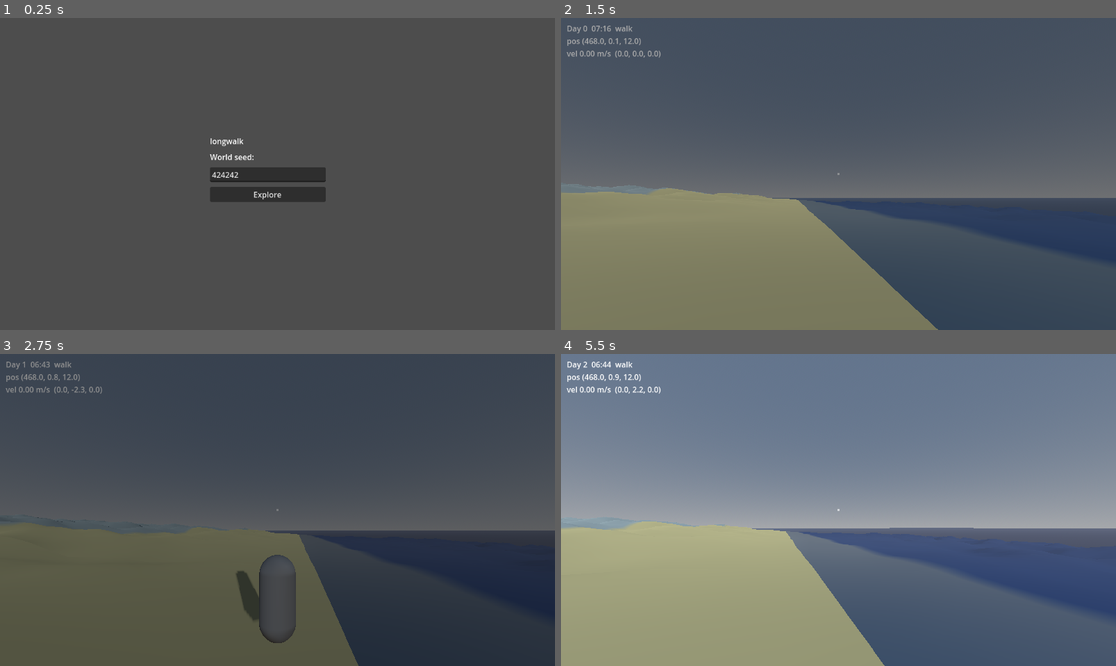
Above: before the commit, frames 1-4 (two rows, left to right).
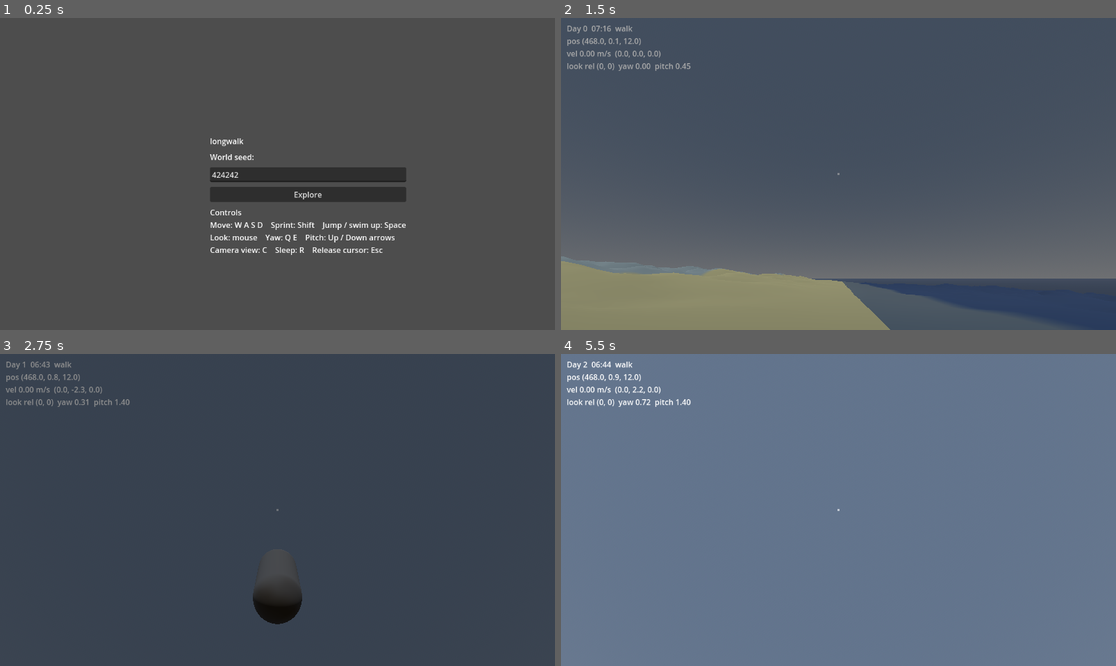
Above: after the commit, the same moments.

Repository: sentania-labs/longwalk
Game: Godot game, scene res://scenes/main.tscn
The game is run twice, just before and just after one commit, with the same random seed, the same clock (stepped at 60 frames per second) and the same inputs.
Inputs (mouse positions are in pixels of both pictures, inside the frame that each line leads up to):
- Up to frame 1 (0.25 s): no input
- Up to frame 2 (1.5 s): click "Explore" at 0.5 s; move the mouse to (866, 174) at 1.27 s; hold Up (pitch_up, bound only after the commit) from 1.28 s (still down); hold R (sleep) from 1.28 s (still down)
- Up to frame 3 (2.75 s): keep holding Up (pitch_up, bound only after the commit); tap Space (jump) at 1.52, 2.27 s; tap Shift (sprint) at 1.55, 2.1 s; move the mouse to (249, 510) at 2.02 s; release R (sleep) at 2.03 s; tap C (toggle_camera) at 2.3 s
- Up to frame 4 (5.5 s): move the mouse to (849, 503) at 2.77 s; hold C (toggle_camera) 2.78-3.53 s; tap R (sleep) at 3.05, 3.6, 5.3 s; tap Enter at 3.5 s; move the mouse to (832, 516) at 3.52 s; tap Space (jump) at 3.77, 4.52, 5.27 s; tap Shift (sprint) at 3.8 s; move the mouse to (877, 513) at 4.27 s; hold Shift (sprint) 4.28-5.03 s; tap C (toggle_camera) at 4.55, 5.1 s; tap Escape (toggle_mouse) at 4.9 s; move the mouse to (672, 463) at 5.02 s; release Up (pitch_up, bound only after the commit) at 5.03 s; hold Q (yaw_left, bound only after the commit) from 5.03 s (still down); click (672, 463) at 5.17 s

The runs differ from the first frame. In frame 1, 2.3% of the frame differs, in the area x 37-74%, y 47-76%; in frame 2, 28%; in frame 3, 34%; in frame 4, 59%, in the area x 0-100%, y 14-100%.

Commit message:
M2 fix: dead mouse-look was a stale Input.mouse_mode readback gate
Root cause: the look handler re-read Input.mouse_mode each event and only
rotated when it equaled MOUSE_MODE_CAPTURED. The platform does not reliably
report that mode back (a headless probe shows setting MOUSE_MODE_CAPTURED can
read straight back as VISIBLE), so the gate was false when motion events
arrived and every camera rotation was silently skipped, even though the motion
events themselves were delivered fine. WASD (polled) and Esc (ungated _input)
were unaffected, which matches Scott's report exactly.

Fix: gate look on our own capture-intent flag, not a per-event platform
readback, and route look through _input (the proven-working path Esc uses)
rather than _unhandled_input. Focus-out release now keys off the same flag.

Also:
- Add Q/E keyboard yaw and Up/Down arrow keyboard pitch, polled each physics
  frame like movement. New actions live in the shared BINDINGS table.
- Add an on-screen look diagnostic (raw mouse delta this frame plus live
  yaw/pitch) so the next playtest can tell "no events arriving" from "events
  arrive but camera does not rotate". Kept on purpose.
- Document the new keys in the README Controls section and a new in-menu
  controls hint.
- New headless regression test test_player_input.gd exercises mouse look and
  keyboard yaw/pitch and asserts the body yaw and rig pitch actually change,
  not just that action names exist.

Diff:
--- a/src/render/camera_rig.gd
+++ b/src/render/camera_rig.gd
@@ -26,10 +26,16 @@
 	_apply_view()
 
 
-# Add mouse-driven pitch (radians), clamped.
+# Add mouse-driven or keyboard-driven pitch (radians), clamped.
 func add_pitch(delta_pitch: float) -> void:
 	_pitch = clampf(_pitch + delta_pitch, PITCH_MIN, PITCH_MAX)
 	_pivot.rotation.x = _pitch
+
+
+# Current pitch (radians). Read by the player controller for the on-screen
+# look diagnostic and by the input regression test.
+func current_pitch() -> float:
+	return _pitch
 
 
 func toggle_view() -> void:
--- a/src/render/game_main.gd
+++ b/src/render/game_main.gd
@@ -95,6 +95,16 @@
 	var start_button := Button.new()
 	start_button.text = "Explore"
 	panel.add_child(start_button)
+
+	# Controls hint, shown before the world loads so a playtester knows every
+	# binding. Kept in sync with the README Controls section and input_actions.gd.
+	var controls := Label.new()
+	controls.text = "Controls\n" \
+		+ "Move: W A S D    Sprint: Shift    Jump / swim up: Space\n" \
+		+ "Look: mouse    Yaw: Q E    Pitch: Up / Down arrows\n" \
+		+ "Camera view: C    Sleep: R    Release cursor: Esc"
+	controls.mouse_filter = Control.MOUSE_FILTER_IGNORE
+	panel.add_child(controls)
 
 	start_button.pressed.connect(func():
 		var seed_text := seed_edit.text.strip_edges()
@@ -197,10 +207,17 @@
 		var speed := Vector2(vel.x, vel.z).length()
 		# Position and velocity update every frame so a playtester can confirm
 		# movement objectively from the HUD, independent of visual terrain cues.
-		_hud.text = "%s  %s\npos (%.1f, %.1f, %.1f)\nvel %.2f m/s  (%.1f, %.1f, %.1f)" % [
+		# The look line reports the raw mouse delta received this frame and the
+		# live yaw/pitch, so a playtest can tell "no motion events arriving" from
+		# "events arrive but the camera does not rotate". Diagnostic, kept on
+		# purpose for the next playtest.
+		var look: Dictionary = _player.consume_look_debug()
+		var rel: Vector2 = look["rel"]
+		_hud.text = "%s  %s\npos (%.1f, %.1f, %.1f)\nvel %.2f m/s  (%.1f, %.1f, %.1f)\nlook rel (%.0f, %.0f)  yaw %.2f  pitch %.2f" % [
 			_day_night.time_string(), state,
 			logical.x, logical.y, logical.z,
 			speed, vel.x, vel.y, vel.z,
+			rel.x, rel.y, look["yaw"], look["pitch"],
 		]
 
 	if _smoketest_frames >= 0:
--- a/src/render/input_actions.gd
+++ b/src/render/input_actions.gd
@@ -26,6 +26,14 @@
 	"sleep": KEY_R,
 	"toggle_camera": KEY_C,
 	"toggle_mouse": KEY_ESCAPE,
+	# Keyboard camera control, an alternative to the mouse. Q/E yaw the body
+	# left/right; the arrow keys pitch the camera up/down. Shift is taken by
+	# sprint, so no modifier scheme is used. None of these physical keys is bound
+	# above, so there is no double-binding.
+	"yaw_left": KEY_Q,
+	"yaw_right": KEY_E,
+	"pitch_up": KEY_UP,
+	"pitch_down": KEY_DOWN,
 }
 
 
--- a/src/render/player_controller.gd
+++ b/src/render/player_controller.gd
@@ -7,8 +7,18 @@
 # physics.
 #
 # Yaw is applied to this body (so movement is body-relative); the child
-# CameraRig handles pitch. Mouse look and the camera/sleep keybinds are read
-# here and dispatched.
+# CameraRig handles pitch. Mouse look, keyboard look, and the camera/sleep
+# keybinds are read here and dispatched.
+#
+# All discrete input (look, capture toggle, camera toggle, sleep) is handled in
+# _input, not _unhandled_input. _input sees every event before any UI Control can
+# consume it, the same reliable path the Esc capture toggle already used. Look is
+# gated on our own capture flag (see _captured), never on a re-read of
+# Input.mouse_mode: the platform can silently report a mode other than CAPTURED at
+# the moment motion events arrive (setting MOUSE_MODE_CAPTURED can read straight
+# back as VISIBLE), which was silently zeroing all camera rotation even though the
+# motion events themselves arrived fine. That readback gate was the dead
+# mouse-look bug.
 
 signal sleep_requested
 
@@ -18,6 +28,11 @@
 const JUMP_VELOCITY := 5.5
 const GRAVITY := 18.0
 const MOUSE_SENSITIVITY := 0.0025
+
+# Keyboard look rates (radians per second) for Q/E yaw and arrow-key pitch, the
+# no-mouse alternative to mouse look.
+const KEY_YAW_SPEED := 1.8
+const KEY_PITCH_SPEED := 1.8
 
 # Acceleration blends velocity toward the target so movement is not instant.
 const GROUND_ACCEL := 12.0
@@ -39,6 +54,16 @@
 var render_origin := Vector3.ZERO
 var swimming := false
 
+# Our own record of whether the game intends the mouse captured. Look is gated on
+# this, not on Input.mouse_mode, because the platform's reported mode is not a
+# reliable readback (see the header note). _set_mouse_captured is the only writer.
+var _captured := false
+
+# Mouse motion accumulated since the last HUD read, exposed for the on-screen
+# look diagnostic so a playtester can tell "no motion events are arriving" from
+# "events arrive but the camera does not rotate".
+var mouse_rel_this_frame := Vector2.ZERO
+
 # Whether the mouse was captured when the window lost focus, so focus regain can
 # restore capture. See _notification.
 var _was_captured := false
@@ -60,24 +85,24 @@
 	_mesh.visible = _rig.third_person
 
 
-# The mouse-capture toggle lives in _input (which sees every event first), NOT
-# _unhandled_input, so releasing the cursor is guaranteed to run even if a UI
-# Control is present and would otherwise swallow the key. During development the
-# editor auto-releases a captured mouse on focus changes, which masked this; an
-# exported build has no such safety net, so the Esc release must be handled
-# unconditionally here or the cursor stays locked to the window (Scott's report).
+# All discrete input is handled here in _input (which sees every event first),
+# NOT _unhandled_input, so it runs even if a UI Control is present that would
+# otherwise swallow the event. The editor auto-releases a captured mouse and
+# forwards motion on focus changes, which masked export-only issues; an exported
+# build has no such safety net.
 func _input(event: InputEvent) -> void:
 	if event.is_action_pressed("toggle_mouse"):
-		_set_mouse_captured(Input.mouse_mode != Input.MOUSE_MODE_CAPTURED)
+		_set_mouse_captured(not _captured)
 		get_viewport().set_input_as_handled()
-
-
-func _unhandled_input(event: InputEvent) -> void:
-	if event is InputEventMouseMotion and Input.mouse_mode == Input.MOUSE_MODE_CAPTURED:
-		# Horizontal mouse yaws the body; vertical pitches the camera rig.
+		return
+	# Horizontal mouse yaws the body; vertical pitches the camera rig. Gated on
+	# our own capture intent, not Input.mouse_mode (see the header note).
+	if event is InputEventMouseMotion and _captured:
+		mouse_rel_this_frame += event.relative
 		rotate_y(-event.relative.x * MOUSE_SENSITIVITY)
 		_rig.add_pitch(-event.relative.y * MOUSE_SENSITIVITY)
-	elif event.is_action_pressed("toggle_camera"):
+		return
+	if event.is_action_pressed("toggle_camera"):
 		_rig.toggle_view()
 		_mesh.visible = _rig.third_person
 	elif event.is_action_pressed("sleep"):
@@ -85,7 +110,16 @@
 
 
 func _set_mouse_captured(captured: bool) -> void:
+	_captured = captured
 	Input.mouse_mode = Input.MOUSE_MODE_CAPTURED if captured else Input.MOUSE_MODE_VISIBLE
+
+
+# Snapshot of the look state for the on-screen diagnostic, clearing the
+# accumulated mouse delta so each read reports motion since the previous frame.
+func consume_look_debug() -> Dictionary:
+	var d := {"rel": mouse_rel_this_frame, "yaw": rotation.y, "pitch": _rig.current_pitch()}
+	mouse_rel_this_frame = Vector2.ZERO
+	return d
 
 
 # Never leave the OS with a captured (hidden, window-confined) cursor while the
@@ -93,7 +127,7 @@
 # is locked. Release capture on focus out and restore it on focus in.
 func _notification(what: int) -> void:
 	if what == NOTIFICATION_APPLICATION_FOCUS_OUT:
-		if Input.mouse_mode == Input.MOUSE_MODE_CAPTURED:
+		if _captured:
 			_was_captured = true
 			_set_mouse_captured(false)
 	elif what == NOTIFICATION_APPLICATION_FOCUS_IN:
@@ -116,7 +150,20 @@
 	else:
 		_walk(delta)
 
+	_apply_keyboard_look(delta)
 	move_and_slide()
+
+
+# Keyboard camera control, polled every physics frame like movement so it is
+# frame-rate independent. Q/E yaw the body, arrow Up/Down pitch the camera rig,
+# the same rotations mouse look drives.
+func _apply_keyboard_look(delta: float) -> void:
+	var yaw := Input.get_action_strength("yaw_left") - Input.get_action_strength("yaw_right")
+	if yaw != 0.0:
+		rotate_y(yaw * KEY_YAW_SPEED * delta)
+	var pitch := Input.get_action_strength("pitch_up") - Input.get_action_strength("pitch_down")
+	if pitch != 0.0:
+		_rig.add_pitch(pitch * KEY_PITCH_SPEED * delta)
 
 
 # Build the horizontal movement direction from input, relative to body yaw.
--- /dev/null
+++ b/test/test_player_input.gd
@@ -0,0 +1,82 @@
+extends SceneTree
+
+# Regression guard that LOOK input actually reaches and moves the camera, not
+# just that action names are registered. The earlier test_input_map.gd checks
+# registration only; the dead-mouse-look bug lived entirely in the gap it left:
+# every action existed and every event arrived, but a per-event re-read of
+# Input.mouse_mode (which can report VISIBLE right after being set to CAPTURED)
+# silently zeroed all camera rotation. Registration passed; the camera never
+# moved. This test closes that gap by asserting rotation actually changes.
+#
+# It builds a real player instance in a headless SceneTree and:
+#   1. injects an InputEventMouseMotion and asserts the body yaw AND the camera
+#      rig pitch both changed (mouse look),
+#   2. presses the yaw_left action, ticks a physics frame, asserts the body
+#      yawed (keyboard yaw, Q/E),
+#   3. presses the pitch_up action, ticks a physics frame, asserts the rig
+#      pitched (keyboard pitch, arrow keys).
+#
+# Look is gated on the controller's own capture flag (not Input.mouse_mode,
+# which cannot be CAPTURED headless), so _set_mouse_captured(true) puts the
+# controller on exactly the code path the export runs.
+#
+# Invocation (run by tools/run_tests.sh):
+#   godot --headless --script res://test/test_player_input.gd
+
+const PlayerScene := preload("res://scenes/player.tscn")
+const InputActionsScript := preload("res://src/render/input_actions.gd")
+
+
+func _initialize() -> void:
+	var failures := 0
+	InputActionsScript.register()
+
+	var player = PlayerScene.instantiate()
+	get_root().add_child(player)
+	await process_frame
+	player._set_mouse_captured(true)
+
+	# 1. Mouse look: a single motion event must yaw the body and pitch the rig.
+	var yaw0: float = player.rotation.y
+	var pitch0: float = player._rig.current_pitch()
+	var motion := InputEventMouseMotion.new()
+	motion.relative = Vector2(120, 60)
+	Input.parse_input_event(motion)
+	await process_frame
+	failures += _check(player.rotation.y != yaw0,
+		"mouse motion yawed the body (%.4f -> %.4f)" % [yaw0, player.rotation.y])
+	failures += _check(player._rig.current_pitch() != pitch0,
+		"mouse motion pitched the camera rig (%.4f -> %.4f)" % [pitch0, player._rig.current_pitch()])
+
+	# 2. Keyboard yaw (Q/E): holding yaw_left across a physics frame must rotate
+	# the body.
+	var yaw1: float = player.rotation.y
+	Input.action_press("yaw_left")
+	player._physics_process(0.1)
+	Input.action_release("yaw_left")
+	failures += _check(player.rotation.y != yaw1,
+		"yaw_left action rotated the body (%.4f -> %.4f)" % [yaw1, player.rotation.y])
+
+	# 3. Keyboard pitch (arrow keys): holding pitch_up across a physics frame must
+	# pitch the rig.
+	var pitch1: float = player._rig.current_pitch()
+	Input.action_press("pitch_up")
+	player._physics_process(0.1)
+	Input.action_release("pitch_up")
+	failures += _check(player._rig.current_pitch() != pitch1,
+		"pitch_up action pitched the camera rig (%.4f -> %.4f)" % [pitch1, player._rig.current_pitch()])
+
+	if failures == 0:
+		print("\nAll player-input checks passed.")
+		quit(0)
+	else:
+		print("\n%d player-input check(s) FAILED." % failures)
+		quit(1)
+
+
+func _check(condition: bool, label: String) -> int:
+	if condition:
+		print("[PASS] %s" % label)
+		return 0
+	print("[FAIL] %s" % label)
+	return 1
Not shown, changed: README.md
Not shown, changed: tools/run_tests.sh
